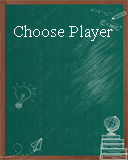
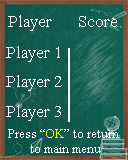
Layered file, before and after one edit (128 x 160). Changes by layer:
moved "Choose Player" into group "Existing players menu" over bbox(14, 25, 113, 41)
added layer "Player 3" above "Player 2" over bbox(6, 105, 61, 121)
added layer "Player 2" above "Player 1" over bbox(6, 75, 62, 91)
added layer "Player 1" above "Line 1" over bbox(6, 46, 60, 62)
added layer "Line 1" above "Press “OK” to return to main menu" over bbox(68, 48, 70, 122)
added layer "Press “OK” to return to main menu" above "Score" over bbox(8, 129, 119, 153)
added layer "Score" above "Player" over bbox(79, 16, 117, 27)
added layer "Player" (3rd of 3) above "Layer 4 copy 3" over bbox(8, 15, 52, 31)